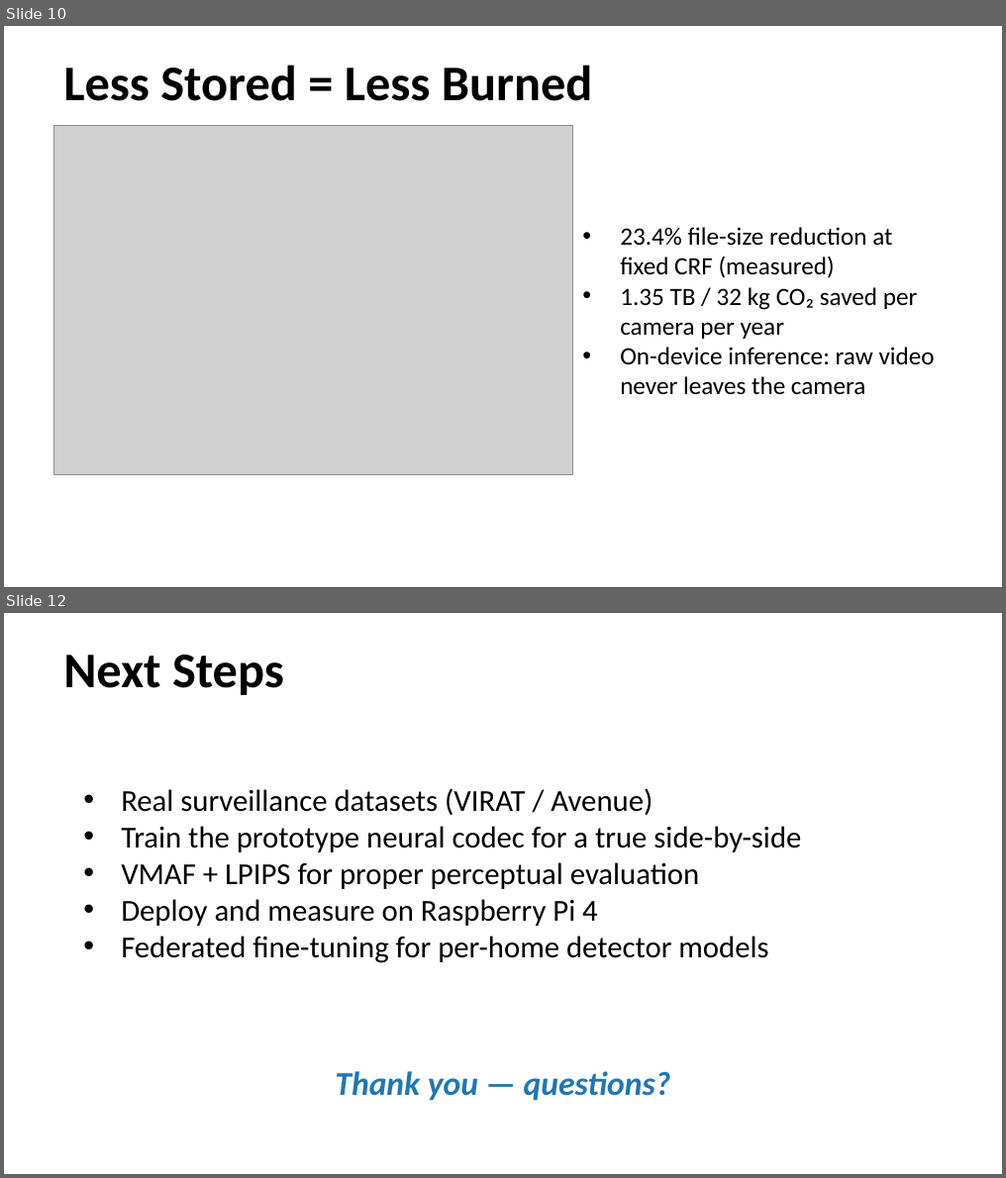
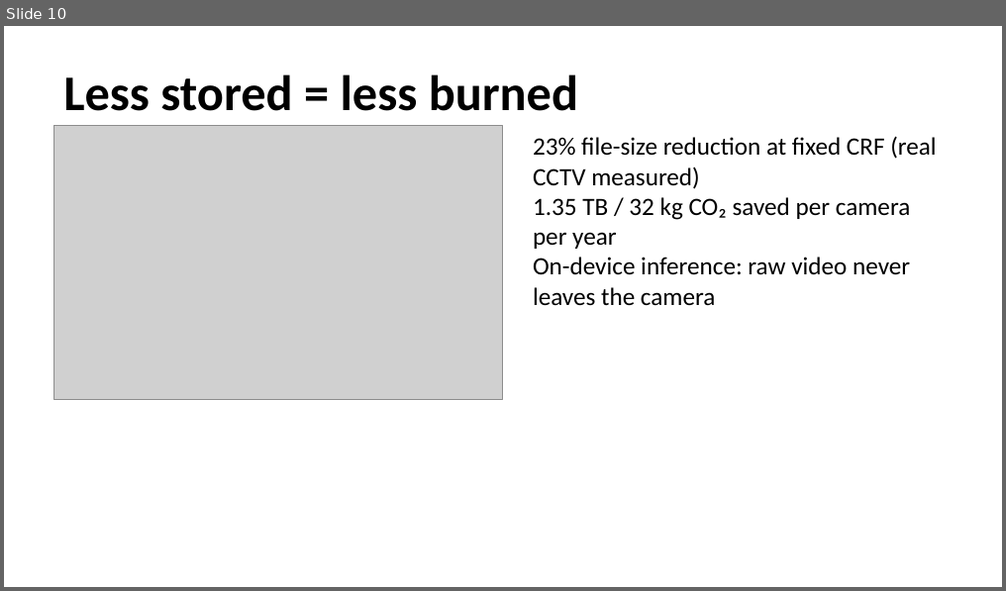
Before and after one commit to SaiAmartya/steam-icac-2026, a slide deck: showcase.pptx. Shown one above the other, each under a label of ours: slides 10 and 12 before the commit, slide 10 after it; the slides between them are not shown. The pictures are 1006x1178 and 1006x591 pixels, drawn with LibreOffice and Linux fonts; fonts in the diff are those of the drawing; grey boxes stand for pictures. Boxes give left, top, right and bottom in pixels: in the first picture for what was removed or moved away, otherwise in the second. Text is boxed around its words. In the diff, an @@ line names an element or a change of style, - is before the commit and + after.

Commit message:
Wave 3: real-CCTV rewrite of analysis, deck, poster, README
- analysis.docx: leads with iso-bitrate sal-PSNR parity finding
  (+0.44 dB at ~45 KB), real neural-codec measurements in §5,
  sigmoid-mask methodology in §4, RD curve + qualitative figures
- showcase.pptx: 12 slides, all real-CCTV figures embedded
- poster.pdf/png: A3 booth poster with corrected sustainability math
- README.md: Status section with real-CCTV headline numbers
- docs/results_summary.md: single source of truth for every number
- src/pipeline.py: sigmoid mask is now the default operating mode
- src/compress.py: mask_mode parameter (alpha/sigmoid/binary)
- scripts/make_figures.py: regenerated for real-data plots
- scripts/build_analysis.js, make_poster.py: rewritten for new numbers
- scripts/ablation_mask_modes.py, ablation_sigmoid_sweep.py: methodology + RD ablations

```diff
--- a/showcase.pptx
+++ b/showcase.pptx
@@ slide 12 removed at <box>4,613,1002,1174</box>, background #FFFFFF @@
@@ text removed at <box>63,655,284,695</box> @@
-Next Steps
@@ text removed at <box>121,788,801,963</box> @@
-• Real surveillance datasets (VIRAT / Avenue)
-• Train the prototype neural codec for a true side-by-side
-• VMAF + LPIPS for proper perceptual evaluation
-• Deploy and measure on Raspberry Pi 4
-• Federated fine-tuning for per-home detector models
@@ text removed at <box>335,1071,671,1101</box> @@
-Thank you — questions?
@@ slide 10 changed as well @@
@@ text "Less stored = less burned" at <box>63,75,578,111</box>: vertical alignment middle to top @@
@@ text at <box>63,75,578,111</box>: text changed @@
-Less Stored = Less Burned
+Less stored = less burned
@@ picture: place and size @@
-picture at <box>54,126,573,475</box>
+picture at <box>54,126,503,399</box>
@@ text "23% file-size reduction at fixed ..." at <box>533,136,936,306</box>: vertical alignment middle to top @@
@@ text "23% file-size reduction at fixed ...": place and size @@
-text "23% file-size reduction at fixed ..." at <box>620,227,935,395</box>
+text "23% file-size reduction at fixed ..." at <box>533,136,936,306</box>
@@ text at <box>533,136,936,189</box>: text changed @@
-• 23.4% file-size reduction at fixed CRF (measured)
+23% file-size reduction at fixed CRF (real CCTV measured)
@@ text at <box>533,197,910,306</box>: bullet • to none @@
```
Also in this commit, not shown: 7 other slides changed, 4 slides added, 3 other slides removed, 17 other files.
